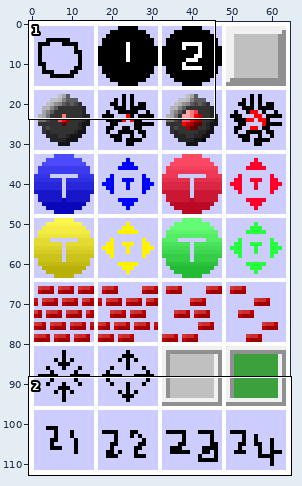
A sprite sheet gets an edit: public/assets/sprites/special.gif. The picture above shows the old version from afar; the outline marks the close-up.
Close-up. Old version:
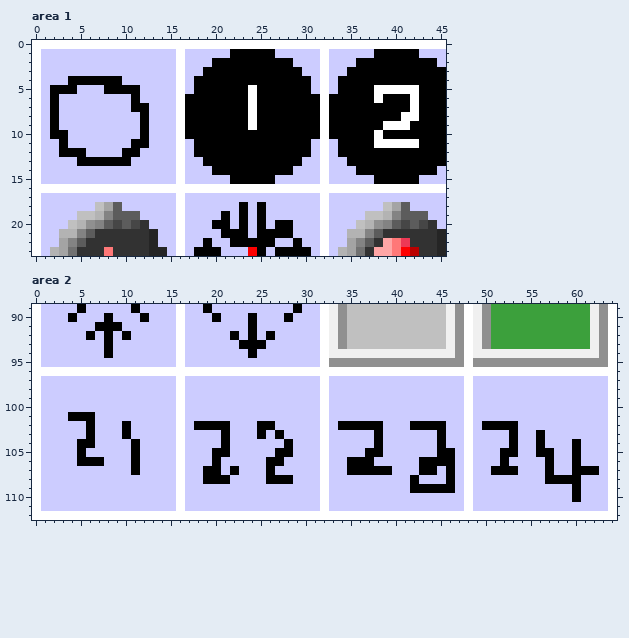
The file is 65x113 pixels. Colours within 5 levels of each other are drawn and written as one. Shown: area 1: x 0..45, y 0..23; area 2: x 0..64, y 89..112.
New version:
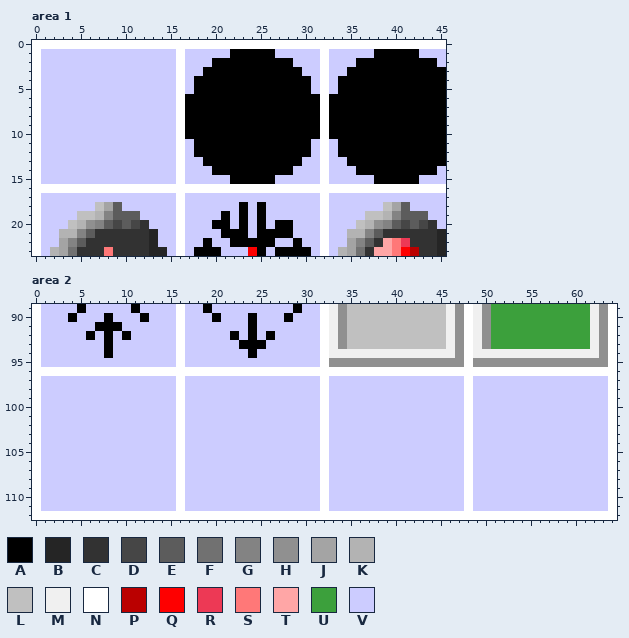
Palette (. is transparent): A #000000  B #252525  C #323232  D #464646  E #5c5c5c  F #717171  G #838383  H #909090  J #a4a4a4  K #b3b3b3  L #c0c0c0  M #f0f0f0  N #ffffff  P #ba0000  Q #fe0000  R #ed3955  S #ff7878  T #ffa6a6  U #3ca03c  V #ccccff
The edit:
Changed rows in their new state; - is an unchanged pixel.
Area 1:
first column x 2:
 4 --VVVVVV---------------------------------
 5 VVV---VVVV------------A-------------AAAAA
 6 V--------V------------A-------------A---A
 7 V--------VV-----------A-----------------A
 8 V---------V-----------A----------------AA
 9 V---------V-----------A--------------AAA-
10 VV--------V-------------------------A----
11 -V-------VV-------------------------AAAAA
12 -VVV----VV-------------------------------
13 ---VVVVVV--------------------------------
Area 2:
first column x 4:
101 VVV--------------------------------------------------------
102 --V---V-------VVVV---VV-------VVVVV---VVVV----VVVV---------
103 --V---V----------V---V-V----------V------V-------V--V------
104 -VV----V---------V------V---------V------V-------V--V---V--
105 -V-----V--------VV-----VV--------VV------VV-----VV--VV--V--
106 -VVV---V--------V-----VV-------VVV-----VVVV-----V----V--V--
107 -------V-------VV-V---V--------VVVVV---VV-V----VVV---V--VVV
108 ---------------VVV----VVV-------------V---V----------VVVV--
109 --------------------------------------VVVVV-------------V--
110 --------------------------------------------------------V--
Where, in picture pixels (left, top, right, bottom), the same in both close-ups:
changed: (50, 76, 149, 166)
changed: (248, 85, 257, 130)
changed: (374, 85, 419, 148)
changed: (68, 412, 140, 475)
changed: (194, 421, 293, 484)
changed: (338, 421, 599, 502)
